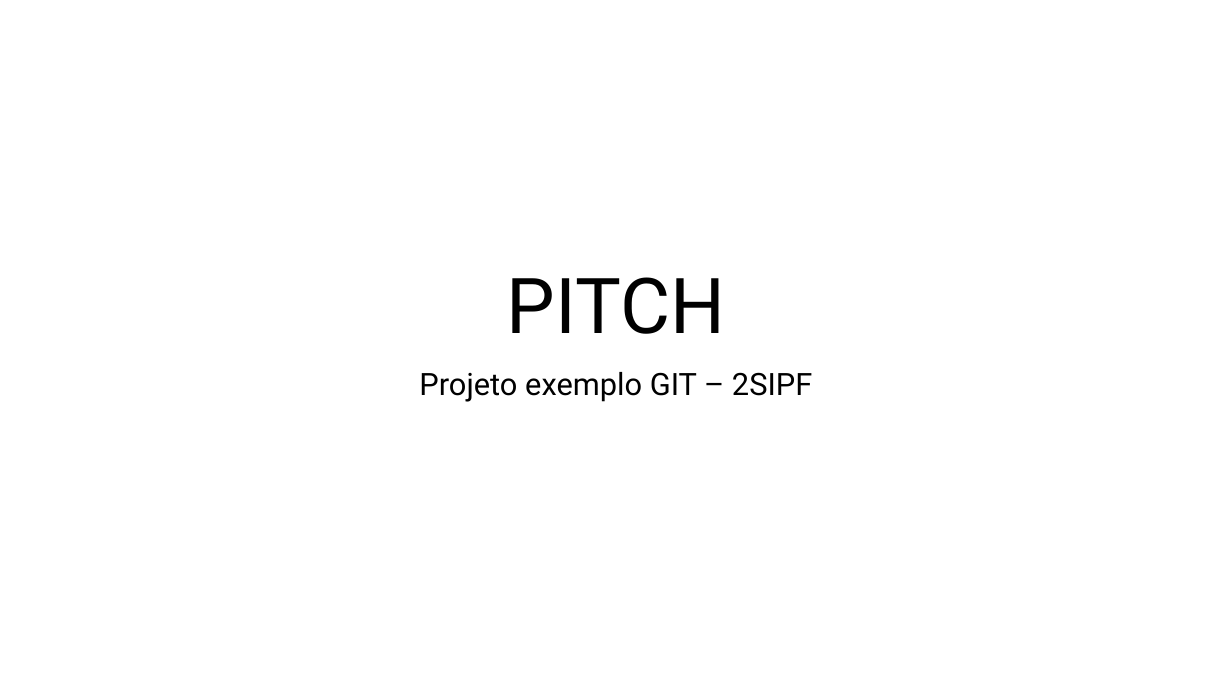
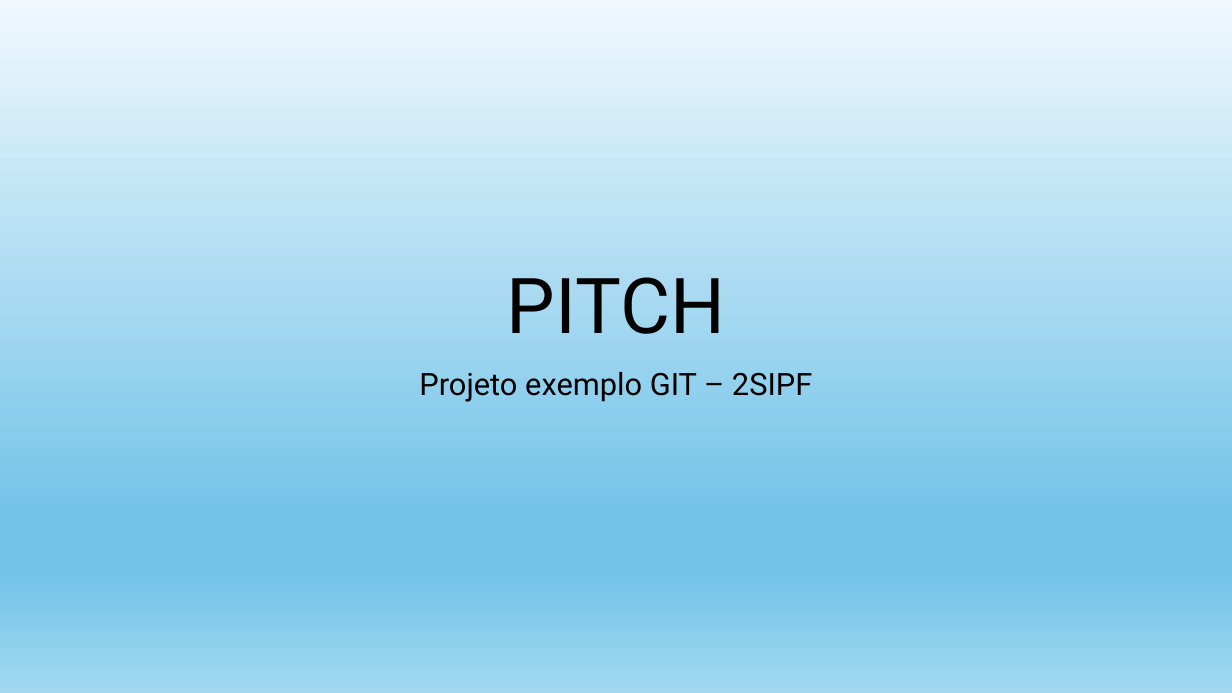
Before and after one commit to yasminmiguez/2SIPF-ProjetoExemplo-2024, a slide deck: slide 1 of PastaDocumentos/Pitch Projeto.pptx. Drawn at 1232x693 pixels with LibreOffice and Linux fonts; fonts in the diff are those of the drawing. Boxes give left, top, right and bottom in pixels: in the first picture for what was removed or moved away, otherwise in the second. Text is boxed around its words. In the diff, an @@ line names an element or a change of style, - is before the commit and + after.

Commit message:
Mudança de plano de fundo do PITCH

```diff
--- a/PastaDocumentos/Pitch Projeto.pptx
+++ b/PastaDocumentos/Pitch Projeto.pptx
@@ background #FFFFFF to gradient #F0F8FD to #74C4E9 to #A2D8F0 @@
```
